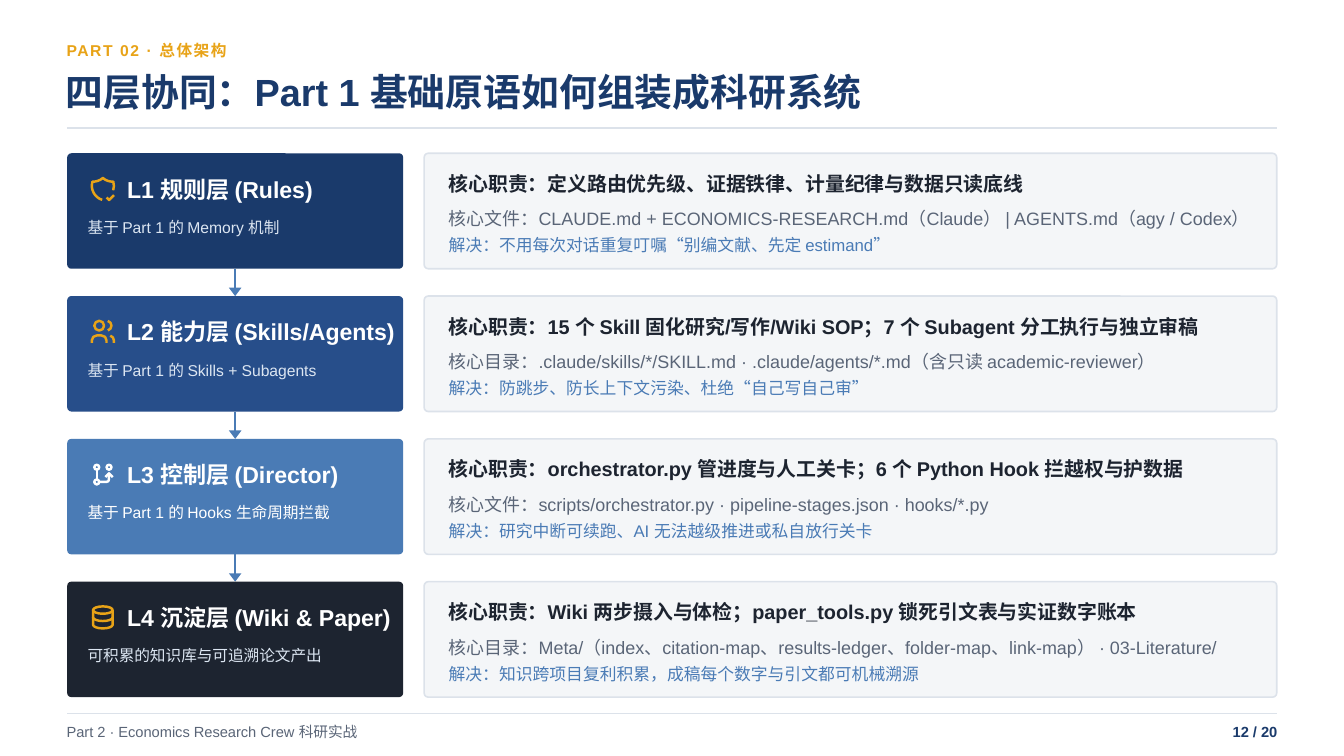
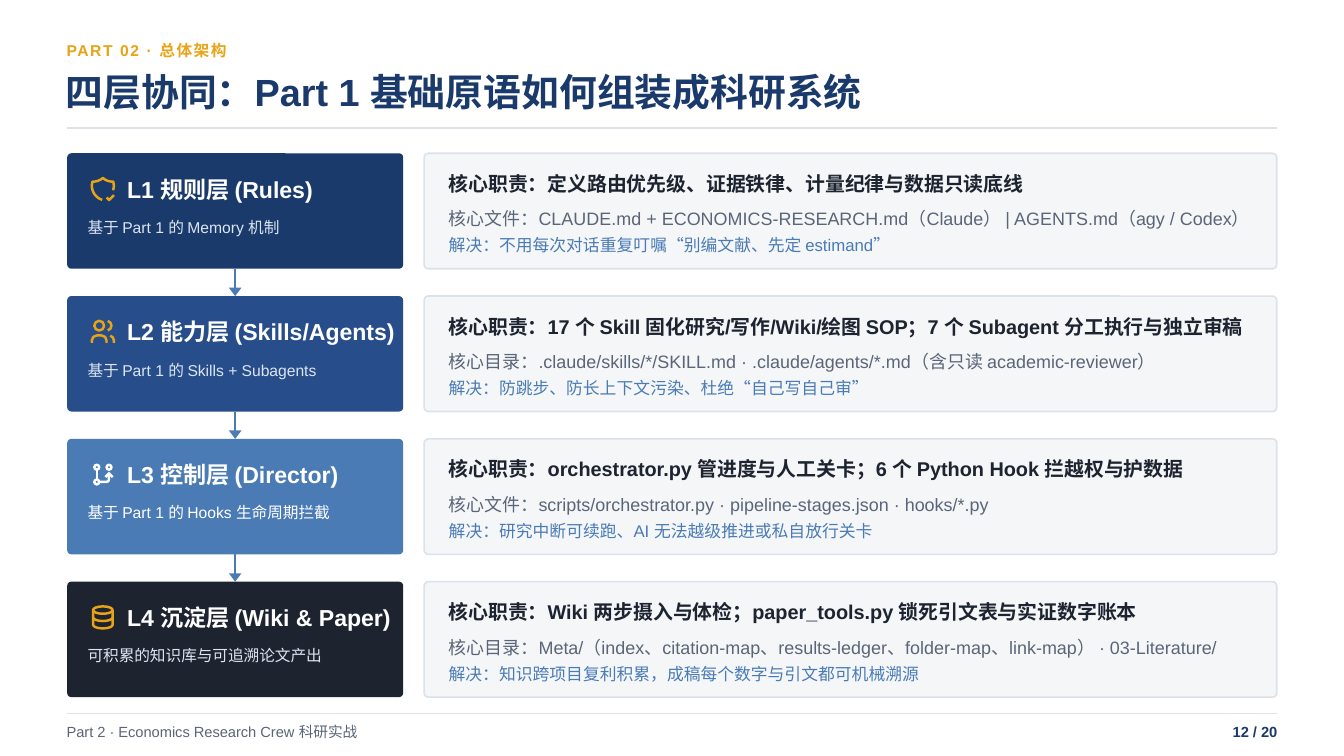
Before and after one commit to shjzzzz/Economics-Research-Crew, a slide deck: slide 12 of Claude_Code_基础与_Economics_Research_Crew_实战.pptx. Drawn at 1344x756 pixels with LibreOffice and Linux fonts; fonts in the diff are those of the drawing. Boxes give left, top, right and bottom in pixels: in the first picture for what was removed or moved away, otherwise in the second. Text is boxed around its words. In the diff, an @@ line names an element or a change of style, - is before the commit and + after.

```diff
--- a/Claude_Code_基础与_Economics_Research_Crew_实战.pptx
+++ b/Claude_Code_基础与_Economics_Research_Crew_实战.pptx
@@ text at <box>449,317,1242,338</box>: text changed @@
-核心职责：15 个 Skill 固化研究/写作/Wiki SOP；7 个 Subagent 分工执行与独立审稿
+核心职责：17 个 Skill 固化研究/写作/Wiki/绘图 SOP；7 个 Subagent 分工执行与独立审稿
```
Also in this commit, not shown: 5 other slides changed.
